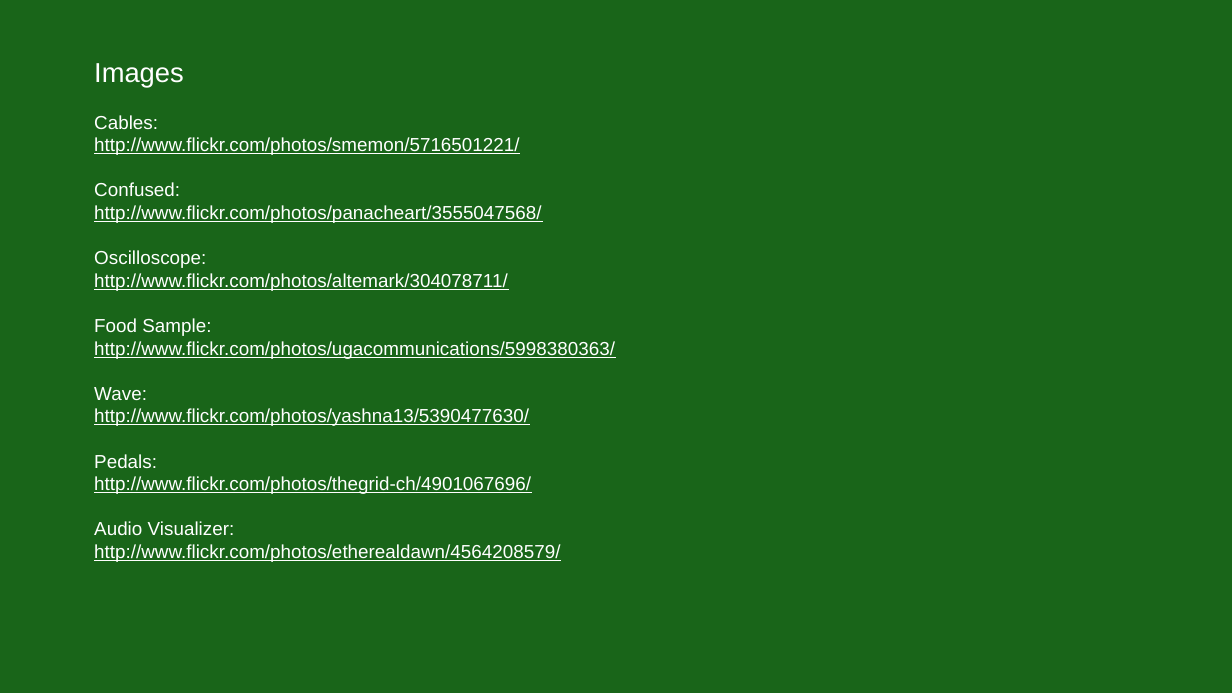
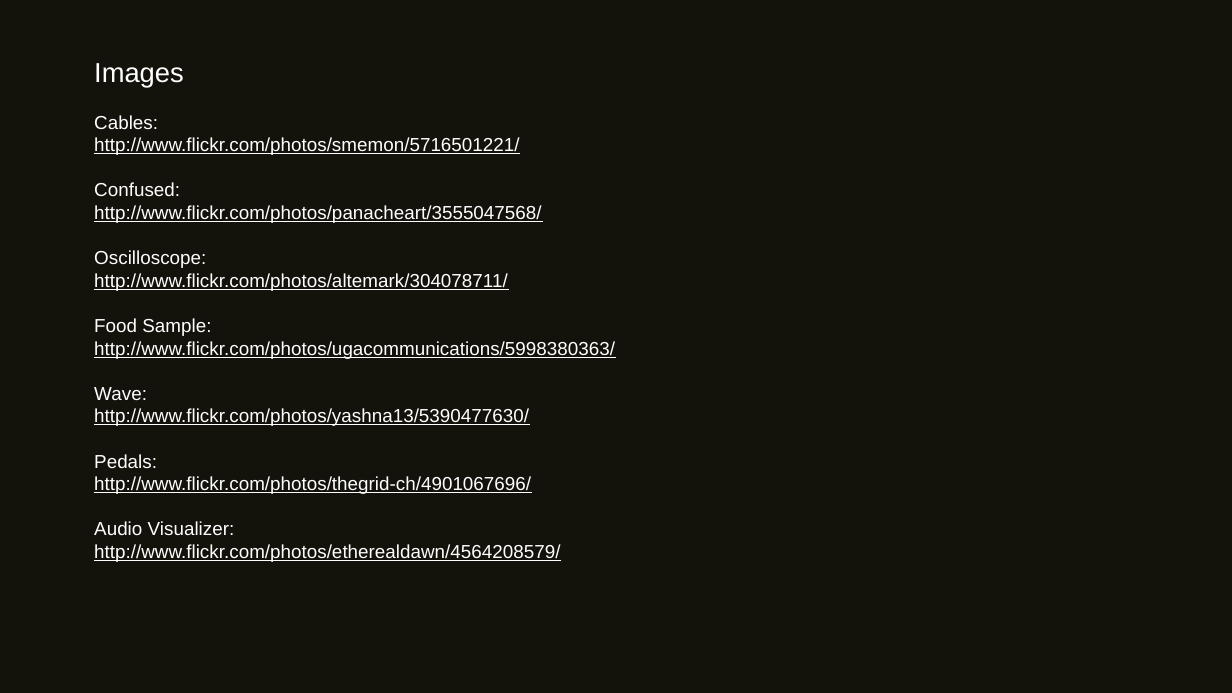
Before and after one commit to kindohm/audiolibjs-intro, a slide deck: slide 8 of audiolibjs.pptx. Drawn at 1232x693 pixels with LibreOffice and Linux fonts; fonts in the diff are those of the drawing. Boxes give left, top, right and bottom in pixels: in the first picture for what was removed or moved away, otherwise in the second. Text is boxed around its words. In the diff, an @@ line names an element or a change of style, - is before the commit and + after.

```diff
--- a/audiolibjs.pptx
+++ b/audiolibjs.pptx
@@ background #196519 to #13120B @@
```
Also in this commit, not shown: 1 other slide changed.
